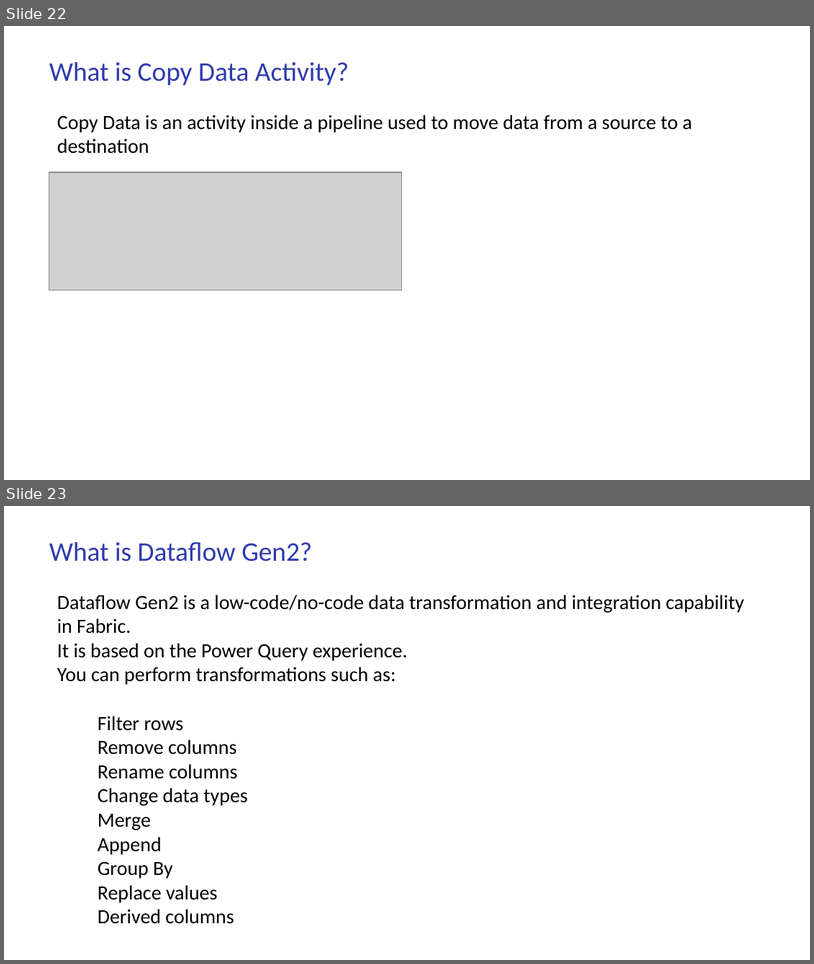
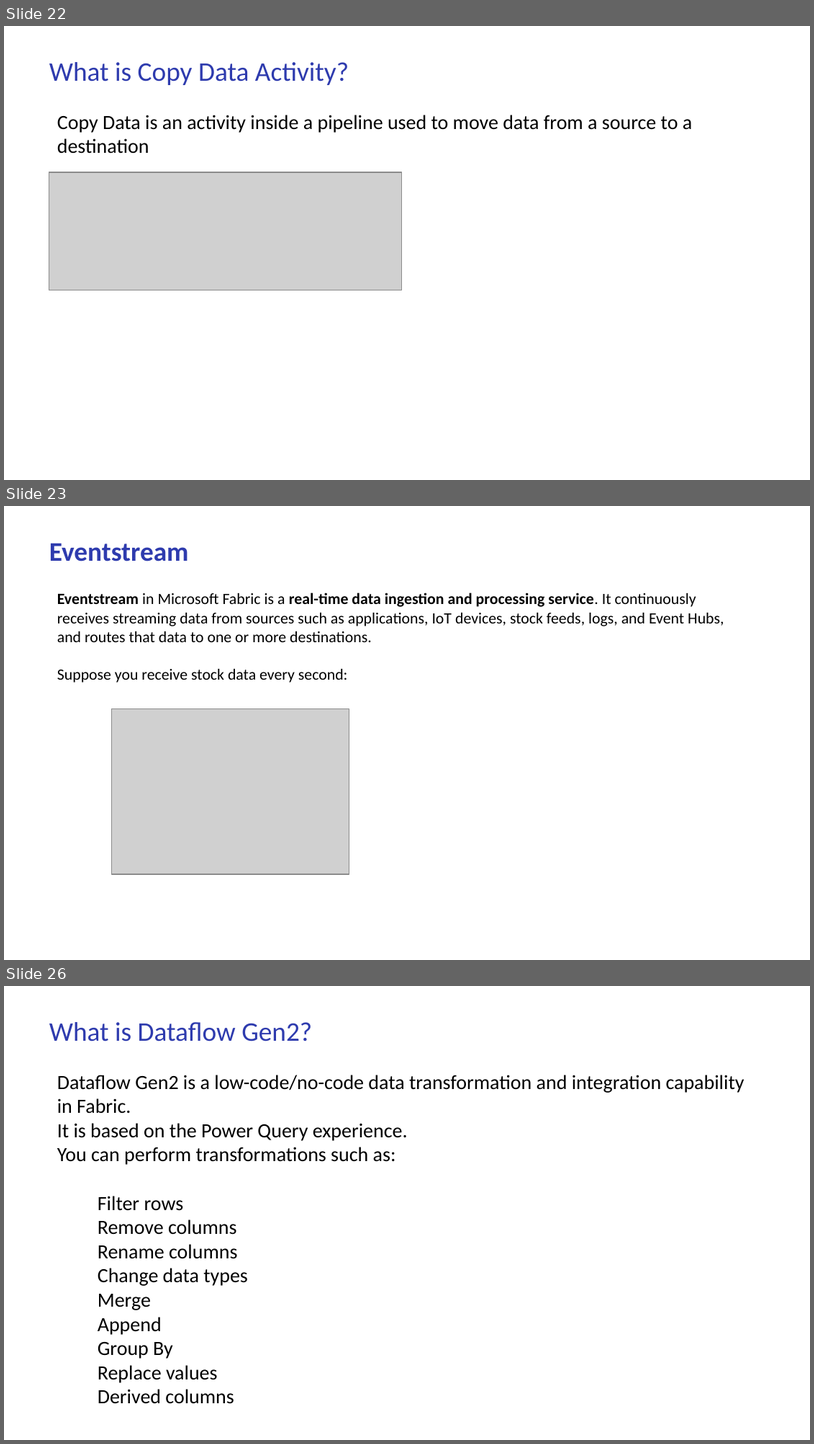
Before and after one commit to babjeereddy/ppt, a slide deck: MS_Fabric.pptx. Shown one above the other, each under a label of ours: slides 22 and 23 before the commit, slides 22, 23 and 26 after it; the slides between them are not shown. The pictures are 814x964 and 814x1444 pixels, drawn with LibreOffice and Linux fonts; fonts in the diff are those of the drawing; grey boxes stand for pictures. Boxes give left, top, right and bottom in pixels: in the first picture for what was removed or moved away, otherwise in the second. Text is boxed around its words. In the diff, an @@ line names an element or a change of style, - is before the commit and + after.

```diff
--- a/MS_Fabric.pptx
+++ b/MS_Fabric.pptx
@@ slide 23 added at [4, 506, 810, 960], background #FFFFFF @@
@@ title added at [49, 543, 189, 561], 24 pt, text #2E3BAE, bold @@
+Eventstream
@@ text added at [57, 592, 724, 682], 14 pt, text #000000 @@
+Eventstream in Microsoft Fabric is a real-time data ingestion and processing service. It continuously receives streaming data from sources such as applications, IoT devices, stock feeds, logs, and Event Hubs, and routes that data to one or more destinations.
+Suppose you receive stock data every second:
@@ picture added at [111, 708, 348, 874] @@
@@ what was slide 23 is now slide 26 @@
```
Also in this commit, not shown: 1 slide changed, 14 other slides added, 3 other files.
